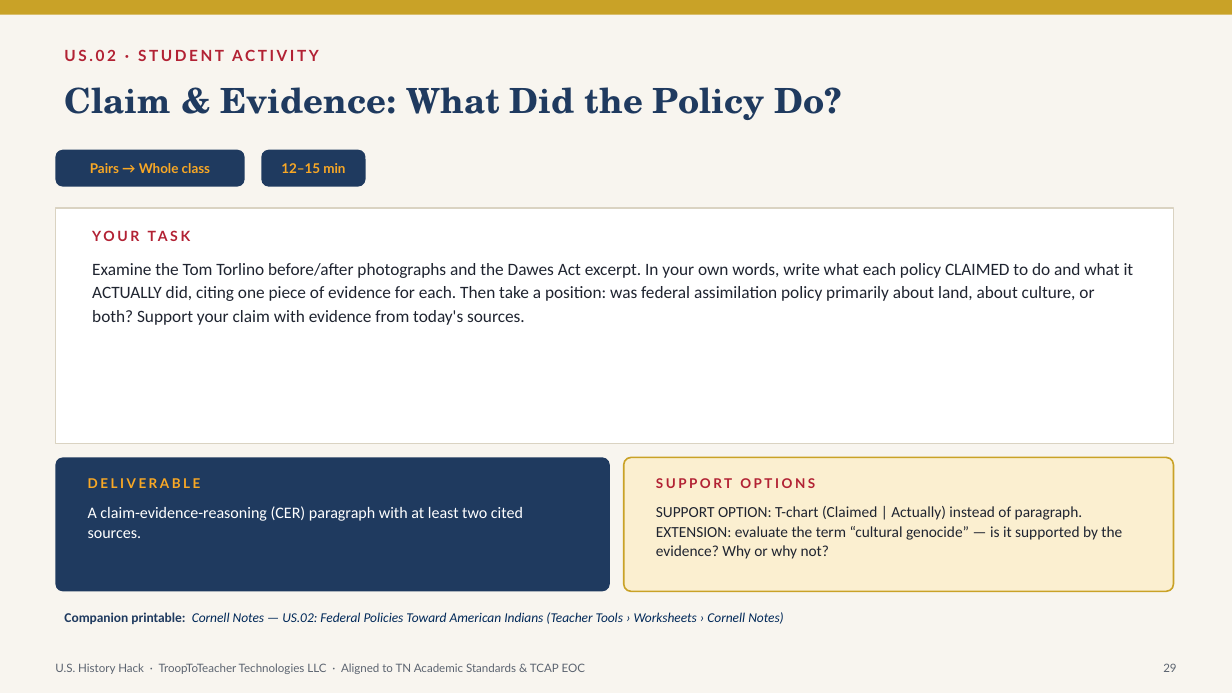
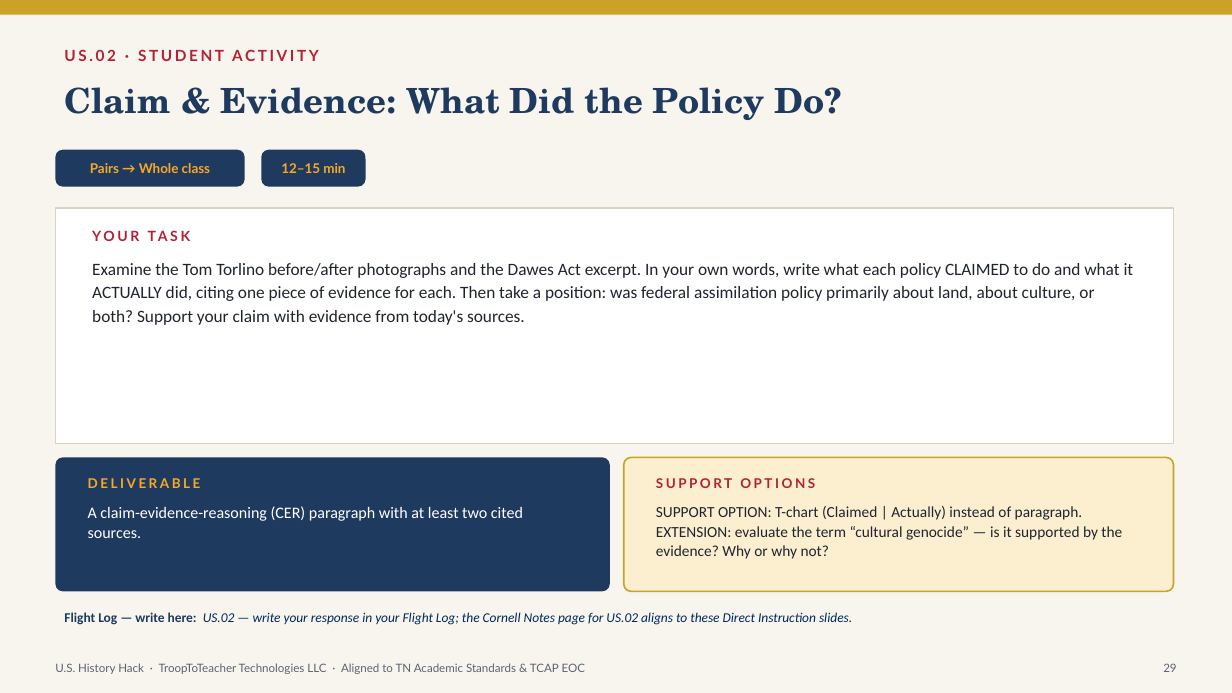
Before and after one commit to Trooptoteacher/trooptoteacher-history, a slide deck: slide 29 of HistoryHack_Platinum/deliverables_unit1/Unit1_Teacher_Deck_America250.pptx. Drawn at 1232x693 pixels with LibreOffice and Linux fonts; fonts in the diff are those of the drawing. Boxes give left, top, right and bottom in pixels: in the first picture for what was removed or moved away, otherwise in the second. Text is boxed around its words. In the diff, an @@ line names an element or a change of style, - is before the commit and + after.

```diff
--- a/HistoryHack_Platinum/deliverables_unit1/Unit1_Teacher_Deck_America250.pptx
+++ b/HistoryHack_Platinum/deliverables_unit1/Unit1_Teacher_Deck_America250.pptx
@@ text at bbox=[64, 612, 852, 625]: text changed @@
-Companion printable: Cornell Notes — US.02: Federal Policies Toward American Indians (Teacher Tools › Worksheets › Cornell Notes)
+Flight Log — write here: US.02 — write your response in your Flight Log; the Cornell Notes page for US.02 aligns to these Direct Instruction slides.
```
Also in this commit, not shown: 13 other slides changed, 1 other file.
